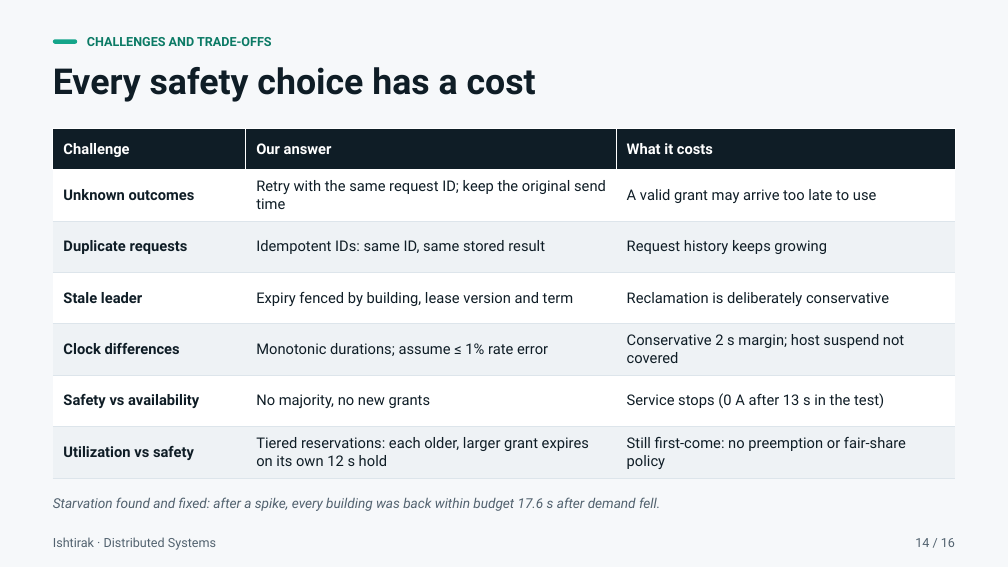
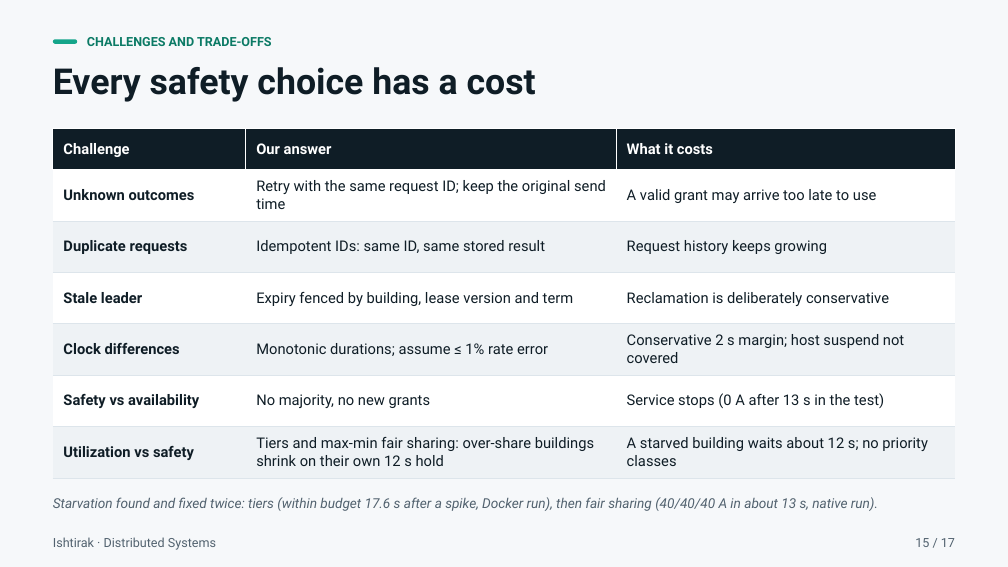
Before and after one commit to Roy-r2004/Ishtirak, a slide deck: slide 15 of docs/Ishtirak_Presentation.pptx (slide 14 before the commit). Drawn at 1008x567 pixels with LibreOffice and Linux fonts; fonts in the diff are those of the drawing. Boxes give left, top, right and bottom in pixels: in the first picture for what was removed or moved away, otherwise in the second. Text is boxed around its words. In the diff, an @@ line names an element or a change of style, - is before the commit and + after.

```diff
--- a/docs/Ishtirak_Presentation.pptx
+++ b/docs/Ishtirak_Presentation.pptx
@@ table at [53,129,955,478] @@
-row 7, column 2: Tiered reservations: each older, larger grant expires on its own 12 s hold
+row 7, column 2: Tiers and max-min fair sharing: over-share buildings shrink on their own 12 s hold
-row 7, column 3: Still first-come: no preemption or fair-share policy
+row 7, column 3: A starved building waits about 12 s; no priority classes
@@ text at [53,497,878,511]: text changed @@
-Starvation found and fixed: after a spike, every building was back within budget 17.6 s after demand fell.
+Starvation found and fixed twice: tiers (within budget 17.6 s after a spike, Docker run), then fair sharing (40/40/40 A in about 13 s, native run).
@@ text at [915,538,955,547]: text changed @@
-14 / 16
+15 / 17
```
Also in this commit, not shown: 14 other slides changed, 1 slide added, 2 other files.
